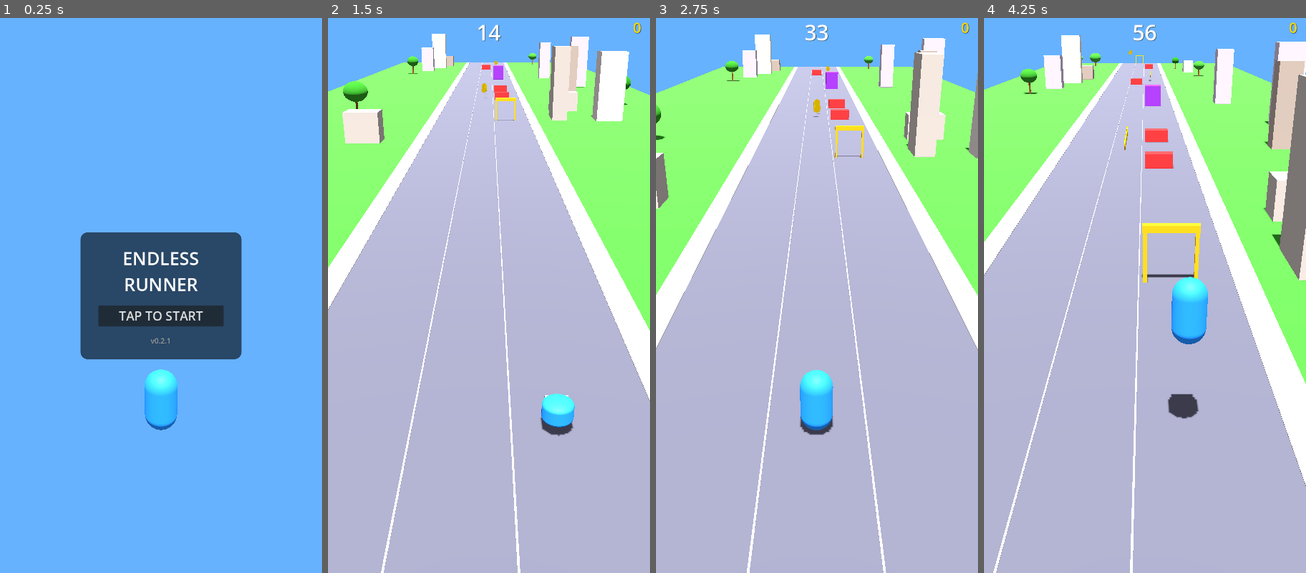
Above: before the commit, frames 1-4 (left to right).
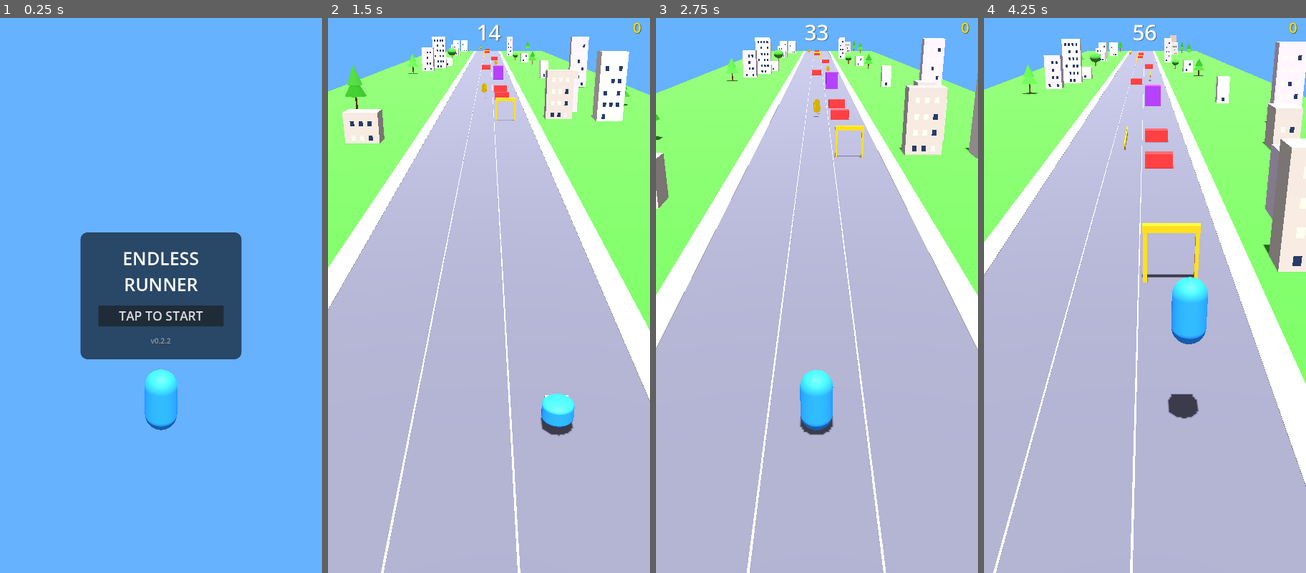
Above: after the commit, the same moments.

Repository: mikhailshilkov/endless-runner
Game: Godot game, scene res://scenes/main.tscn
Two runs of this game, one before a commit and one after it. Both use one fixed random seed, a clock stepped at 60 frames per second and the inputs below.
Inputs (mouse positions are in pixels of both pictures, inside the frame that each line leads up to):
- Up to frame 1 (0.25 s): no input
- Up to frame 2 (1.5 s): click "TAP TO START" at 0.5 s; move the mouse to (559, 256) at 1.27 s; hold D (move_right) from 1.28 s (still down); hold S (slide) from 1.28 s (still down); click (559, 256) at 1.42 s
- Up to frame 3 (2.75 s): tap Space (jump) at 1.52, 2.27 s; move the mouse to (752, 312) at 2.02 s; release D (move_right) at 2.03 s; release S (slide) at 2.03 s; hold A (move_left) from 2.03 s (still down); tap S (slide) at 2.1 s
- Up to frame 4 (4.25 s): move the mouse to (1177, 162) at 2.77 s; release A (move_left) at 2.78 s; hold S (slide) 2.78-3.53 s; hold D (move_right) from 2.78 s (still down); move the mouse to (1128, 400) at 3.52 s; tap S (slide) at 3.6 s; click (1128, 400) at 3.67 s; tap Space (jump) at 3.77 s

The runs differ from the first frame. In frame 1, less than 0.1% of the frame differs, in the area x 51-53%, y 57-59%; in frame 2, 2.3%; in frame 3, 2.9%; in frame 4, 5.9%, in the area x 11-100%, y 3-48%.

Commit message:
v0.2.2: Add pine trees, version bump
Co-Authored-By: Claude Opus 4.6 <noreply@anthropic.com>

Diff:
--- a/scenes/hud.tscn
+++ b/scenes/hud.tscn
@@ -89,7 +89,7 @@
 layout_mode = 2
 theme_override_colors/font_color = Color(0.6, 0.6, 0.6, 1)
 theme_override_font_sizes/font_size = 16
-text = "v0.2.1"
+text = "v0.2.2"
 horizontal_alignment = 1
 
 [node name="GameOverPanel" type="PanelContainer" parent="."]
--- a/scripts/hud.gd
+++ b/scripts/hud.gd
@@ -56,17 +56,37 @@
 
 
 func _update_hearts(count: int) -> void:
-	# Clear existing hearts
 	for child in heart_container.get_children():
 		child.queue_free()
-	# Add heart symbols
 	for i in range(count):
-		var heart := Label.new()
-		heart.text = "\u2764"
-		heart.add_theme_font_size_override("font_size", 28)
-		heart.add_theme_color_override("font_color", Color(1.0, 0.15, 0.25, 1))
-		heart.add_theme_color_override("font_shadow_color", Color(0, 0, 0, 0.5))
-		heart_container.add_child(heart)
+		var icon := _create_heart_icon()
+		heart_container.add_child(icon)
+
+
+func _create_heart_icon() -> Control:
+	var container := Control.new()
+	container.custom_minimum_size = Vector2(28, 28)
+	# Left lobe
+	var left := ColorRect.new()
+	left.color = Color(1.0, 0.15, 0.25, 1)
+	left.position = Vector2(2, 2)
+	left.size = Vector2(12, 12)
+	container.add_child(left)
+	# Right lobe
+	var right := ColorRect.new()
+	right.color = Color(1.0, 0.15, 0.25, 1)
+	right.position = Vector2(14, 2)
+	right.size = Vector2(12, 12)
+	container.add_child(right)
+	# Bottom diamond
+	var bottom := ColorRect.new()
+	bottom.color = Color(1.0, 0.15, 0.25, 1)
+	bottom.position = Vector2(4, 10)
+	bottom.size = Vector2(20, 14)
+	bottom.rotation = 0.785  # 45 degrees
+	bottom.pivot_offset = Vector2(10, 0)
+	container.add_child(bottom)
+	return container
 
 
 func _on_start_button_pressed() -> void:
--- a/scripts/track_chunk.gd
+++ b/scripts/track_chunk.gd
@@ -12,6 +12,8 @@
 	Color(0.7, 0.65, 0.7),
 ]
 
+var _window_color := Color(0.15, 0.2, 0.3, 1)
+var _window_lit_color := Color(1.0, 0.9, 0.5, 1)
 var _tree_trunk_color := Color(0.45, 0.3, 0.15)
 var _tree_leaf_colors: Array[Color] = [
 	Color(0.2, 0.5, 0.15),
@@ -33,10 +35,13 @@
 		var x_pos: float = side * randf_range(7.0, 18.0)
 		var z_pos: float = randf_range(-18.0, 18.0)
 
-		if randf() < 0.5:
+		var roll := randf()
+		if roll < 0.5:
 			_add_building(scenery_node, x_pos, z_pos)
+		elif roll < 0.75:
+			_add_tree(scenery_node, x_pos, z_pos)
 		else:
-			_add_tree(scenery_node, x_pos, z_pos)
+			_add_pine(scenery_node, x_pos, z_pos)
 
 
 func _add_building(parent: Node3D, x: float, z: float) -> void:
@@ -56,6 +61,36 @@
 
 	mesh_instance.position = Vector3(x, h * 0.5, z)
 	parent.add_child(mesh_instance)
+
+	# Windows on the front face (+Z, facing the camera)
+	var win_w: float = 0.35
+	var win_h: float = 0.45
+	var floor_height: float = 1.2
+	var num_floors := int(h / floor_height)
+	var num_cols := maxi(1, int(w / 0.8))
+	var col_spacing: float = w / (num_cols + 1)
+	var face_z: float = z + d * 0.5 + 0.01
+
+	for floor_i in range(num_floors):
+		var wy: float = 0.5 + floor_i * floor_height
+		if wy + win_h > h:
+			break
+		for col_i in range(num_cols):
+			var wx: float = x - w * 0.5 + (col_i + 1) * col_spacing
+			var window := MeshInstance3D.new()
+			var win_mesh := QuadMesh.new()
+			win_mesh.size = Vector2(win_w, win_h)
+			window.mesh = win_mesh
+			var win_mat := StandardMaterial3D.new()
+			var is_lit := randf() < 0.4
+			win_mat.albedo_color = _window_lit_color if is_lit else _window_color
+			win_mat.emission_enabled = true
+			win_mat.emission = win_mat.albedo_color
+			win_mat.emission_energy_multiplier = 0.8 if is_lit else 0.3
+			win_mat.roughness = 0.1
+			window.set_surface_override_material(0, win_mat)
+			window.position = Vector3(wx, wy, face_z)
+			parent.add_child(window)
 
 
 func _add_tree(parent: Node3D, x: float, z: float) -> void:
@@ -88,3 +123,39 @@
 	canopy.set_surface_override_material(0, canopy_mat)
 	canopy.position = Vector3(x, trunk_h + canopy_r * 0.6, z)
 	parent.add_child(canopy)
+
+
+func _add_pine(parent: Node3D, x: float, z: float) -> void:
+	var trunk_h: float = randf_range(1.5, 3.0)
+	var cone_h: float = randf_range(2.0, 3.5)
+	var cone_r: float = randf_range(0.8, 1.4)
+
+	# Trunk
+	var trunk := MeshInstance3D.new()
+	var trunk_mesh := CylinderMesh.new()
+	trunk_mesh.top_radius = 0.08
+	trunk_mesh.bottom_radius = 0.12
+	trunk_mesh.height = trunk_h
+	trunk.mesh = trunk_mesh
+	var trunk_mat := StandardMaterial3D.new()
+	trunk_mat.albedo_color = _tree_trunk_color
+	trunk_mat.roughness = 1.0
+	trunk.set_surface_override_material(0, trunk_mat)
+	trunk.position = Vector3(x, trunk_h * 0.5, z)
+	parent.add_child(trunk)
+
+	# Conical canopy (two stacked cones for fuller look)
+	for i in range(2):
+		var cone := MeshInstance3D.new()
+		var cone_mesh := CylinderMesh.new()
+		var scale_factor: float = 1.0 - i * 0.3
+		cone_mesh.top_radius = 0.0
+		cone_mesh.bottom_radius = cone_r * scale_factor
+		cone_mesh.height = cone_h * 0.7
+		cone.mesh = cone_mesh
+		var cone_mat := StandardMaterial3D.new()
+		cone_mat.albedo_color = _tree_leaf_colors[randi_range(0, _tree_leaf_colors.size() - 1)]
+		cone_mat.roughness = 1.0
+		cone.set_surface_override_material(0, cone_mat)
+		cone.position = Vector3(x, trunk_h + i * cone_h * 0.4, z)
+		parent.add_child(cone)
--- a/scripts/track_spawner.gd
+++ b/scripts/track_spawner.gd
@@ -1,7 +1,7 @@
 extends Node3D
 
 const CHUNK_LENGTH: float = 40.0
-const BUFFER_AHEAD: float = 160.0  # Keep this much track ahead of scroll position
+const BUFFER_AHEAD: float = 300.0  # Keep this much track ahead of scroll position
 
 var chunk_scene: PackedScene
 var obstacle_low_scene: PackedScene
